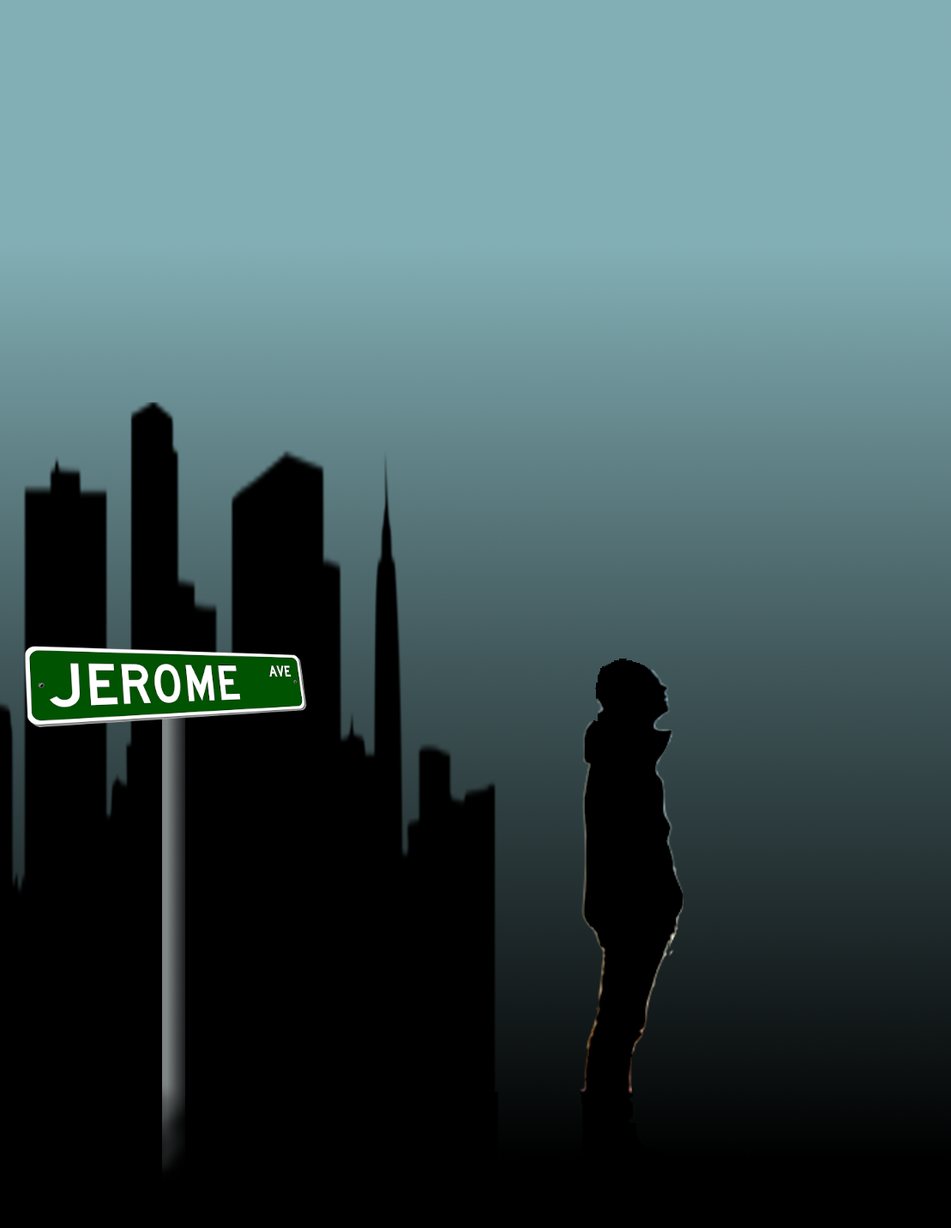
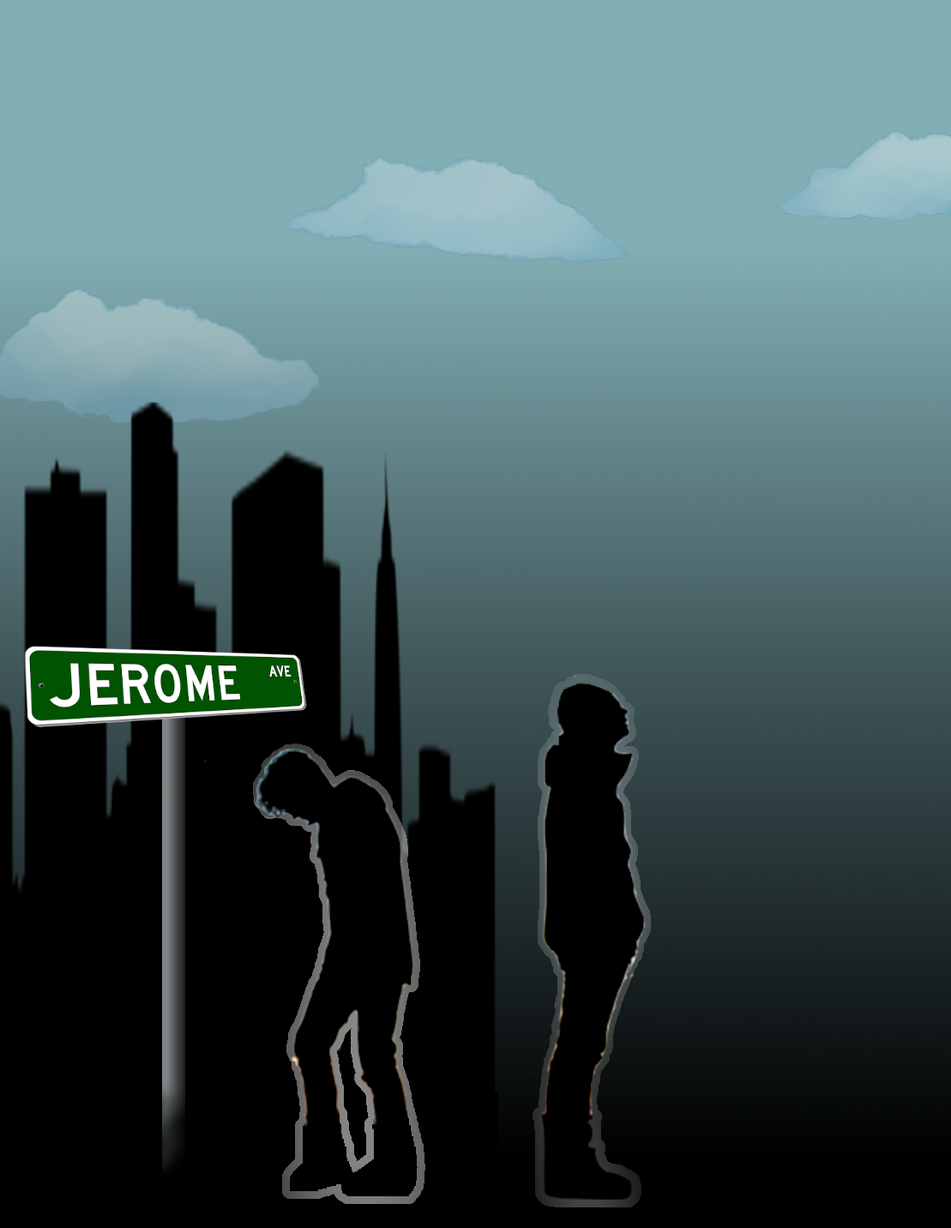
Layer changes from the first w=951, h=1228 image to the second:
painted on "man.png" over left=530, top=658, right=684, bottom=1200
added layer "boy.png" above "glow boy" over left=202, top=724, right=418, bottom=1197
added layer "glow boy" above "glow man" over left=252, top=743, right=426, bottom=1204
added layer "glow man" (88%) above "jerome.png" over left=532, top=673, right=651, bottom=1208
added layer "colorsark copy.png" (28%) above "cloud2" over left=0, top=288, right=321, bottom=423
added layer "cloud2" (33%) above "cloud3" over left=778, top=129, right=951, bottom=223
painted on "Background" over left=285, top=156, right=629, bottom=265
